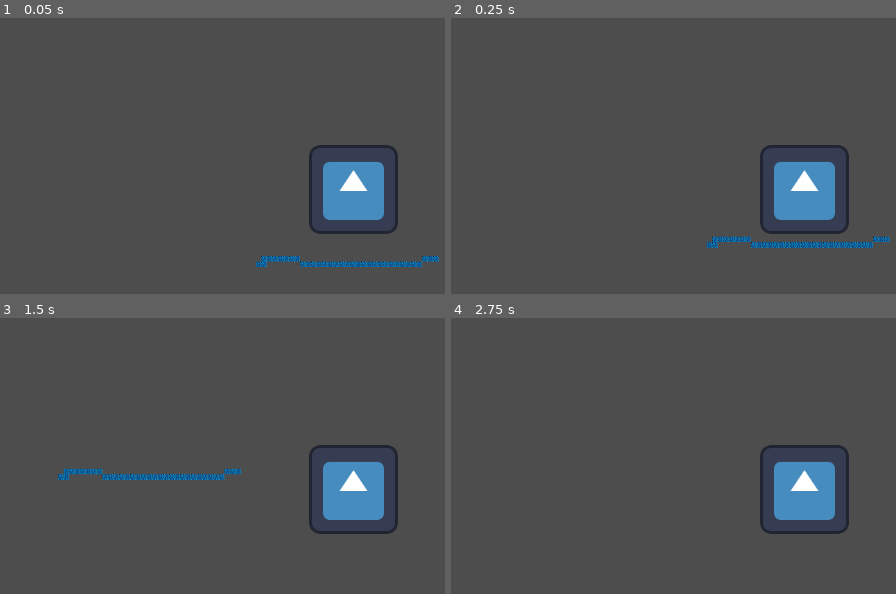
Above: before the commit, frames 1-4 (two rows, left to right).
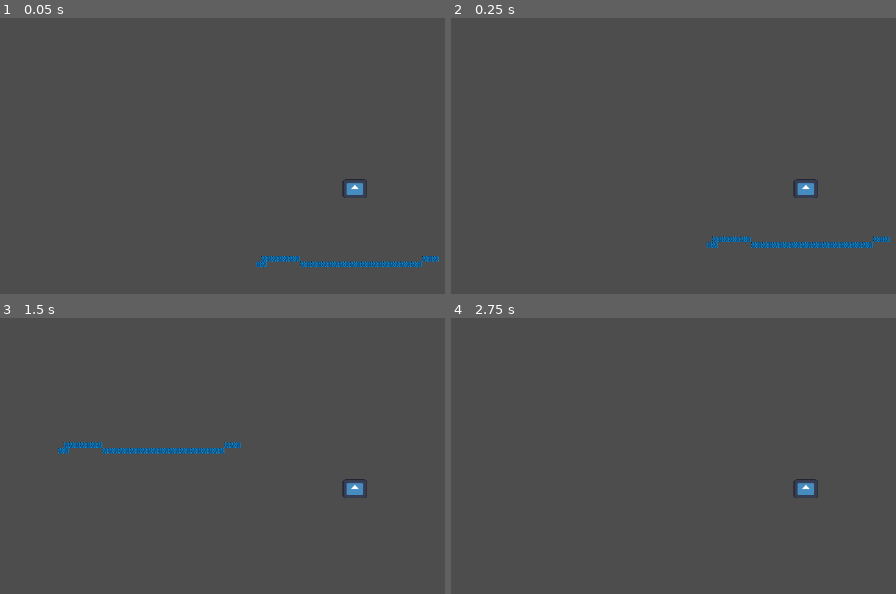
Above: after the commit, the same moments.

Repository: mattiasringo/Oculi-Vitae---Gamejam
Game: Godot game, scene res://node_2d.tscn
Same seed, same stepped clock (60 frames per second), same inputs: the game is played once before the commit and once after it. The engine's default icon, where the game draws it, is replaced by a stand-in: a white triangle on a blue panel in a dark square.
Inputs:
- Up to frame 1 (0.05 s): no input
- Up to frame 2 (0.25 s): no input
- Up to frame 3 (1.5 s): tap Enter (ui_accept) at 0.5, 0.77 s; hold Right (ui_right) from 0.53 s (still down)
- Up to frame 4 (2.75 s): tap Enter (ui_accept) at 1.52 s; release Right (ui_right) at 2.03 s; hold Left (ui_left) from 2.03 s (still down)

The runs differ from the first frame. In frame 1, 3.6% of the frame differs, in the area x 69-90%, y 46-79%; in frame 2, 3.6%; in frame 3, 5.4%, in the area x 13-90%, y 44-79%; in frame 4, 3.6%.

Commit message:
Update character, V0.1

Diff:
--- a/character_body_2d.tscn
+++ b/character_body_2d.tscn
@@ -15,14 +15,16 @@
 }]
 
 [sub_resource type="RectangleShape2D" id="RectangleShape2D_ghijl"]
-size = Vector2(112, 102)
+size = Vector2(32, 26)
 
 [node name="CharacterBody2D" type="CharacterBody2D" unique_id=1104652574]
 script = ExtResource("1_ij6vw")
 
 [node name="AnimatedSprite2D" type="AnimatedSprite2D" parent="." unique_id=15084773]
+position = Vector2(2, -1)
+scale = Vector2(0.2734375, 0.2109375)
 sprite_frames = SubResource("SpriteFrames_ij6vw")
 
 [node name="CollisionShape2D" type="CollisionShape2D" parent="." unique_id=210207707]
-position = Vector2(0, -1)
+position = Vector2(2, -1)
 shape = SubResource("RectangleShape2D_ghijl")
